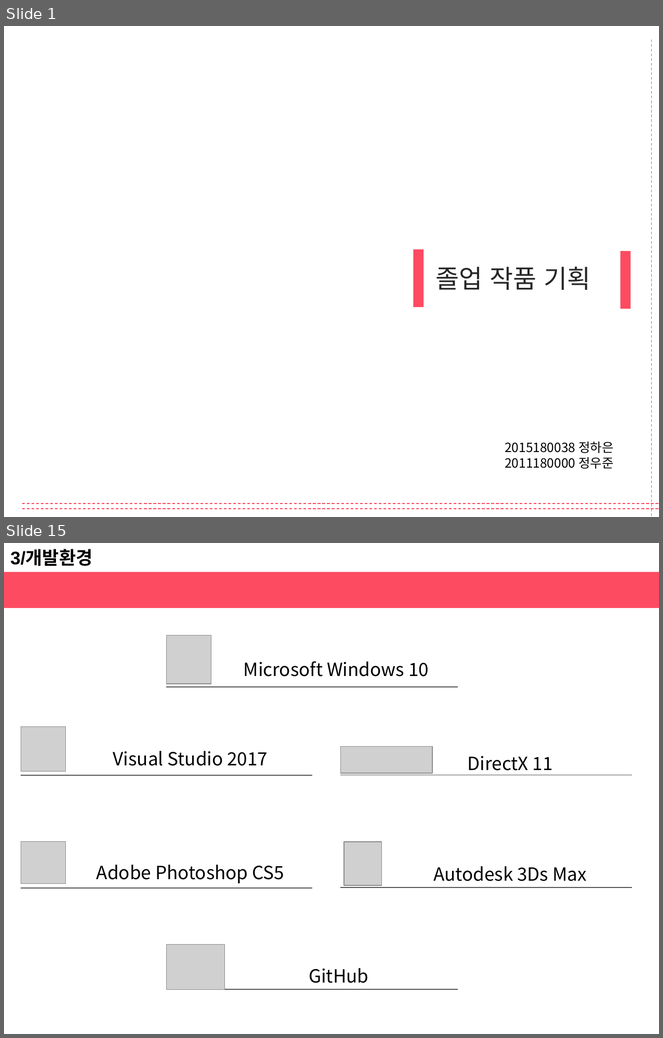
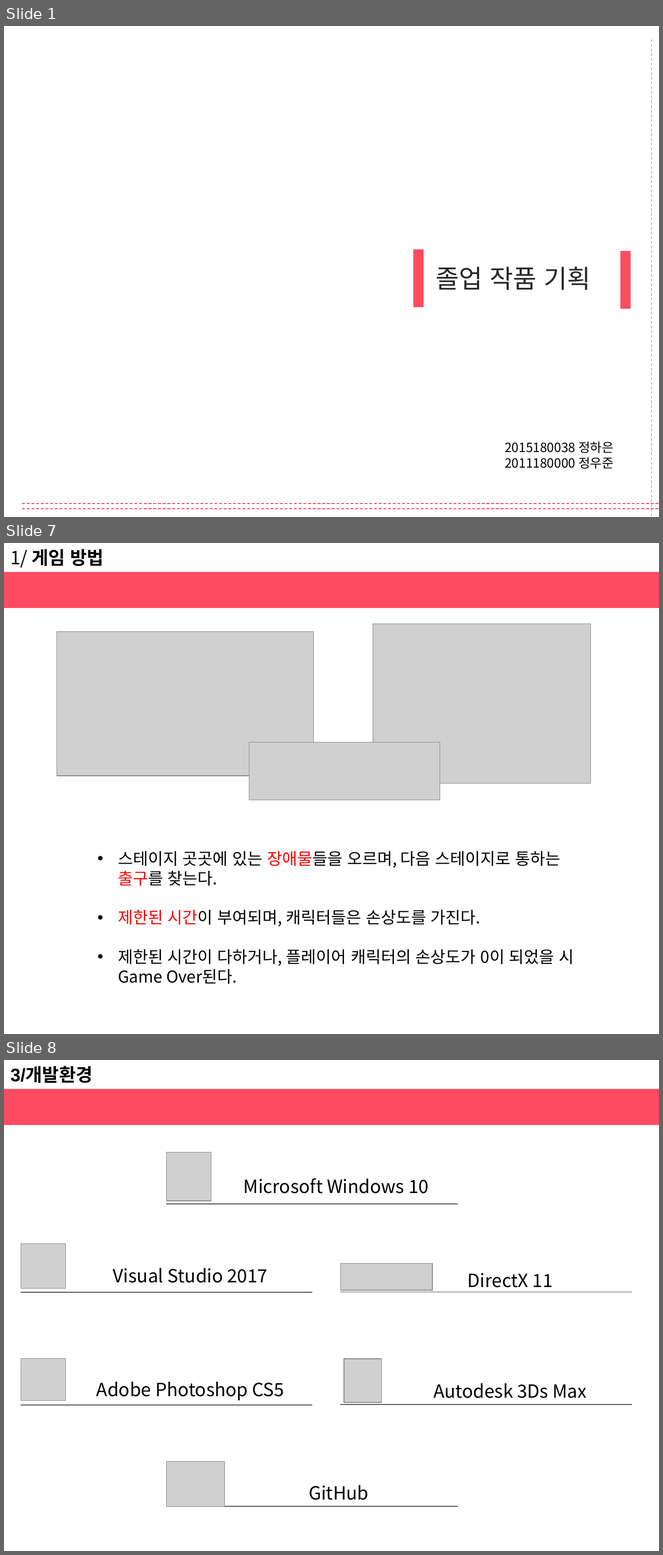
Before and after one commit to haeunjung/Team_Project, a slide deck: 기획문서/게임 제안서.pptx. Shown one above the other, each under a label of ours: slides 1 and 15 before the commit, slides 1, 7 and 8 after it; the slides between them are not shown. The pictures are 663x1038 and 663x1555 pixels, drawn with LibreOffice and Linux fonts; fonts in the diff are those of the drawing; grey boxes stand for pictures. Boxes give left, top, right and bottom in pixels: in the first picture for what was removed or moved away, otherwise in the second. Text is boxed around its words. In the diff, an @@ line names an element or a change of style, - is before the commit and + after.

Commit message:
12.06
게임방법 및 소개와 특성 수정, 연구목적, 타 게임과의 차별성 추가

```diff
--- a/기획문서/게임 제안서.pptx
+++ b/기획문서/게임 제안서.pptx
@@ slide 7 added at box(4, 543, 659, 1034), background #FFFFFF @@
@@ text added at box(10, 549, 104, 568), 20 pt, text #000000, bold @@
+1/ 게임 방법
@@ rectangle added at box(4, 572, 659, 608), fill #FD4B62 @@
@@ picture added at box(57, 631, 313, 775) @@
@@ picture added at box(373, 624, 591, 784) @@
@@ picture added at box(249, 742, 440, 800) @@
@@ text added at box(118, 851, 574, 984), 18 pt, text #000000 @@
+• 스테이지 곳곳에 있는 장애물들을 오르며, 다음 스테이지로 통하는 출구를 찾는다.
+• 제한된 시간이 부여되며, 캐릭터들은 손상도를 가진다.
+• 제한된 시간이 다하거나, 플레이어 캐릭터의 손상도가 0이 되었을 시 Game Over된다.
@@ what was slide 15 is now slide 8 @@
```
Also in this commit, not shown: 6 slides changed, 3 other slides added, 2 slides removed.
